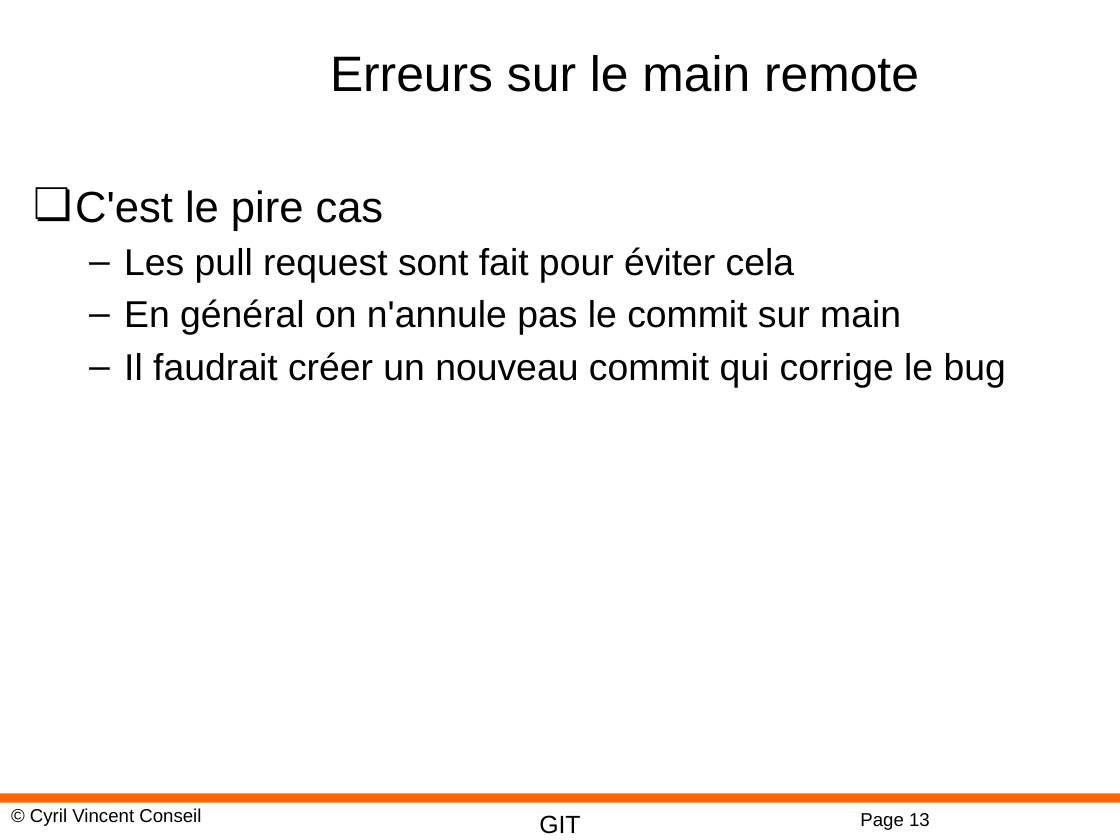
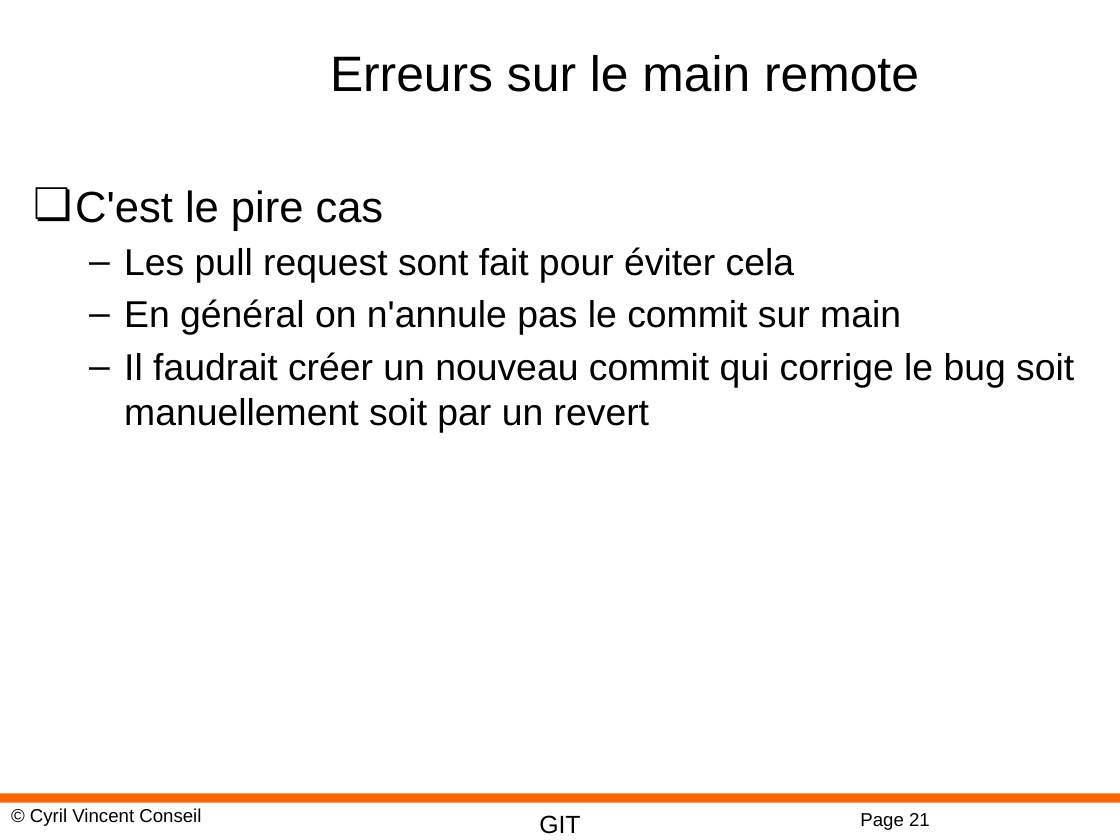
Before and after one commit to cyrilvincent/git, a slide deck: slide 21 of ppt/GIT05-Conflicts.pptx (slide 13 before the commit). Drawn at 1120x840 pixels with LibreOffice and Linux fonts; fonts in the diff are those of the drawing; background and template pictures are left out. Boxes give left, top, right and bottom in pixels: in the first picture for what was removed or moved away, otherwise in the second. Text is boxed around its words. In the diff, an @@ line names an element or a change of style, - is before the commit and + after.

Commit message:
ppt

```diff
--- a/ppt/GIT05-Conflicts.pptx
+++ b/ppt/GIT05-Conflicts.pptx
@@ text at (124, 352, 1074, 432): text changed @@
-  – Il faudrait créer un nouveau commit qui corrige le bug
+  – Il faudrait créer un nouveau commit qui corrige le bug soit manuellement soit par un revert
@@ page number at (860, 813, 930, 830): text changed @@
-Page 13
+Page 21
```
Also in this commit, not shown: 2 other slides changed, 8 slides added, 1 other file.
